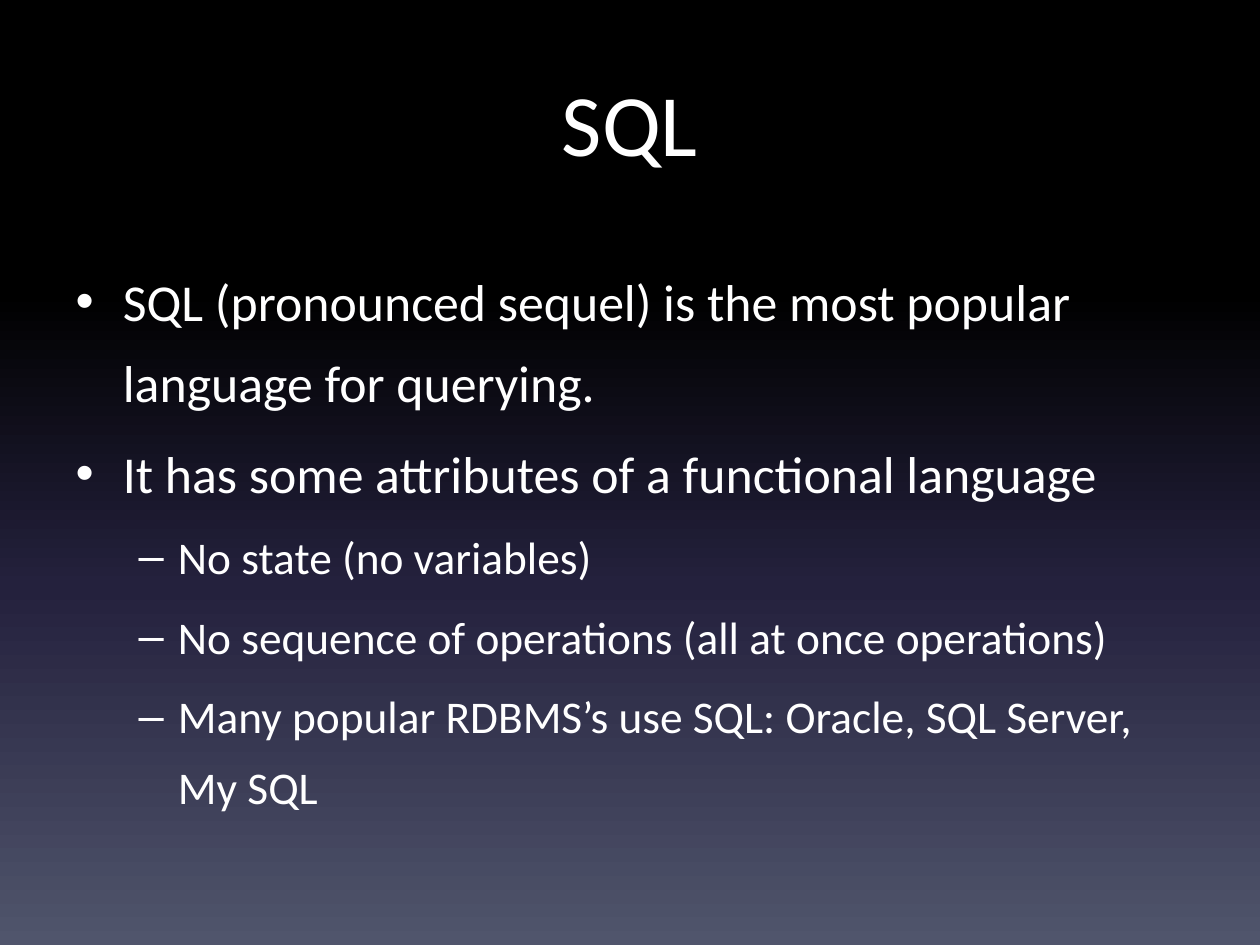
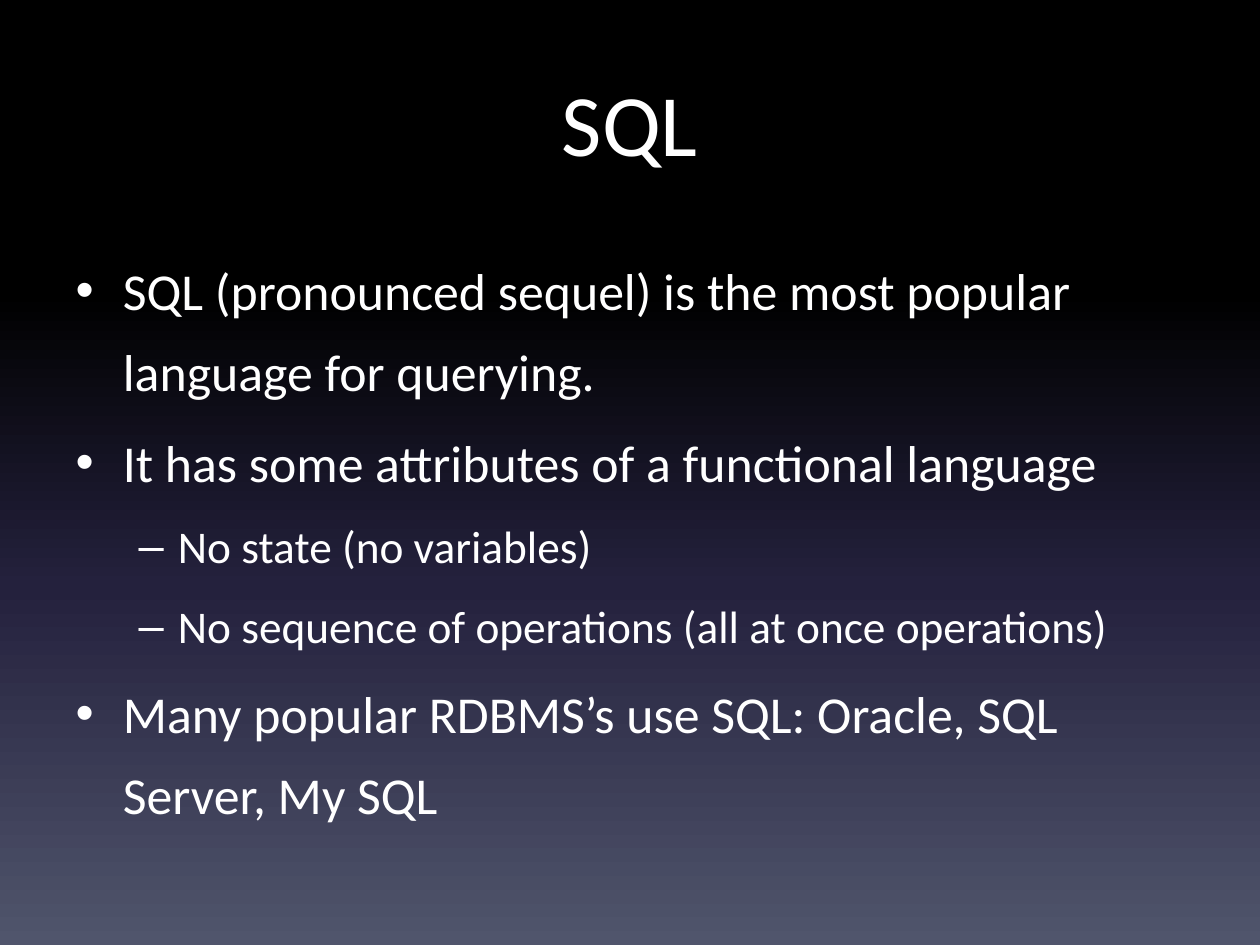
Before and after one commit to LCC-CIT/CS235AM-CourseMaterials, a slide deck: slide 8 of Slides/Wk7Day1-SQLite.pptx. Drawn at 1260x945 pixels with LibreOffice and Linux fonts; fonts in the diff are those of the drawing. Boxes give left, top, right and bottom in pixels: in the first picture for what was removed or moved away, otherwise in the second. Text is boxed around its words. In the diff, an @@ line names an element or a change of style, - is before the commit and + after.

```diff
--- a/Slides/Wk7Day1-SQLite.pptx
+++ b/Slides/Wk7Day1-SQLite.pptx
@@ text at bbox=[123, 697, 1057, 823]: size 25.9 to 29.6 pt in "Many popular RDBMS’s use SQL: Oracle, SQL ..."; bullet – to •; list level 2 to 1 in "Many popular RDBMS’s use SQL: ..." @@
```
Also in this commit, not shown: 2 other slides changed, 2 other files.
